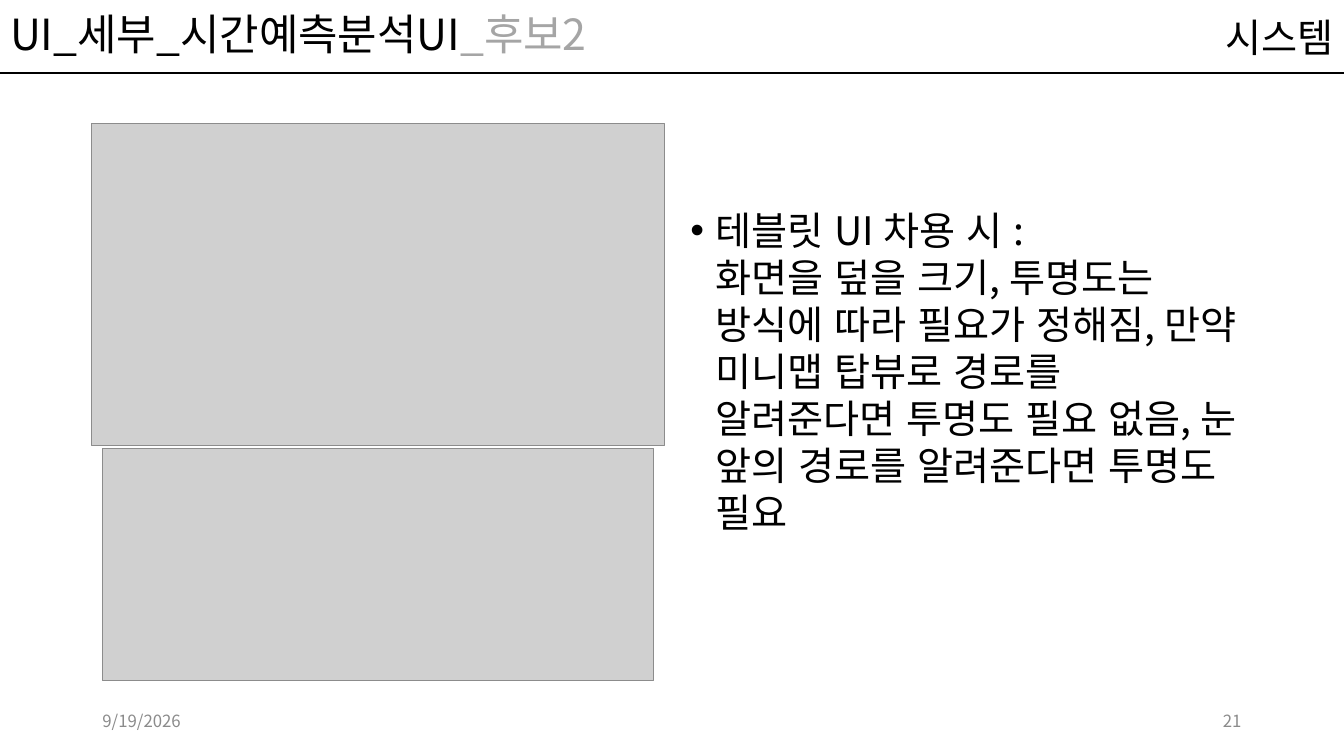
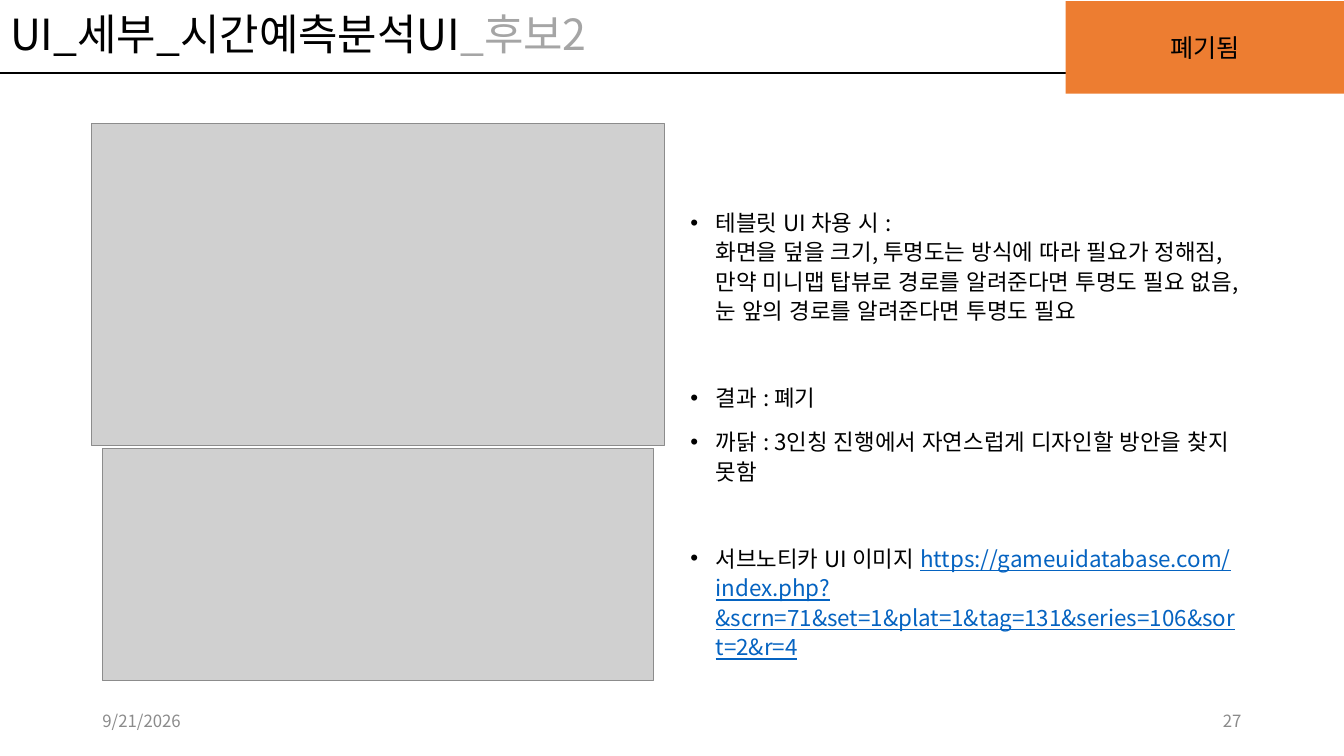
Before and after one commit to kwakyerin/2026_Graduation_Project, a slide deck: slide 27 of documents/HyunahKwon/design/designing/배트와 달트_기획서.pptx (slide 21 before the commit). Drawn at 1344x756 pixels with LibreOffice and Linux fonts; fonts in the diff are those of the drawing; grey boxes stand for pictures. Boxes give left, top, right and bottom in pixels: in the first picture for what was removed or moved away, otherwise in the second. Text is boxed around its words. In the diff, an @@ line names an element or a change of style, - is before the commit and + after.

Commit message:
UI후보 폐기함

```diff
--- a/documents/HyunahKwon/design/designing/배트와 달트_기획서.pptx
+++ b/documents/HyunahKwon/design/designing/배트와 달트_기획서.pptx
@@ rectangle added at box(1066, 1, 1344, 94), fill #ED7D31, 18 pt, text #000000 @@
+폐기됨
@@ text at box(716, 212, 1239, 321): size 28 to 16 pt in "테블릿 UI 차용 시 : 화면을 덮을 ..."; line spacing 1 to 1.1 @@
@@ text at box(716, 387, 1235, 660): paragraphs added @@
+• 결과 : 폐기
+• 까닭 : 3인칭 진행에서 자연스럽게 디자인할 방안을 찾지 못함
+• 서브노티카 UI 이미지 https://gameuidatabase.com/index.php?&scrn=71&set=1&plat=1&tag=131&series=106&sort=2&r=4
@@ text at box(102, 714, 180, 730): text changed @@
-9/19/2026
+9/21/2026
@@ page number at box(1223, 714, 1242, 727): text changed @@
-21
+27
```
Also in this commit, not shown: 13 other slides changed.
